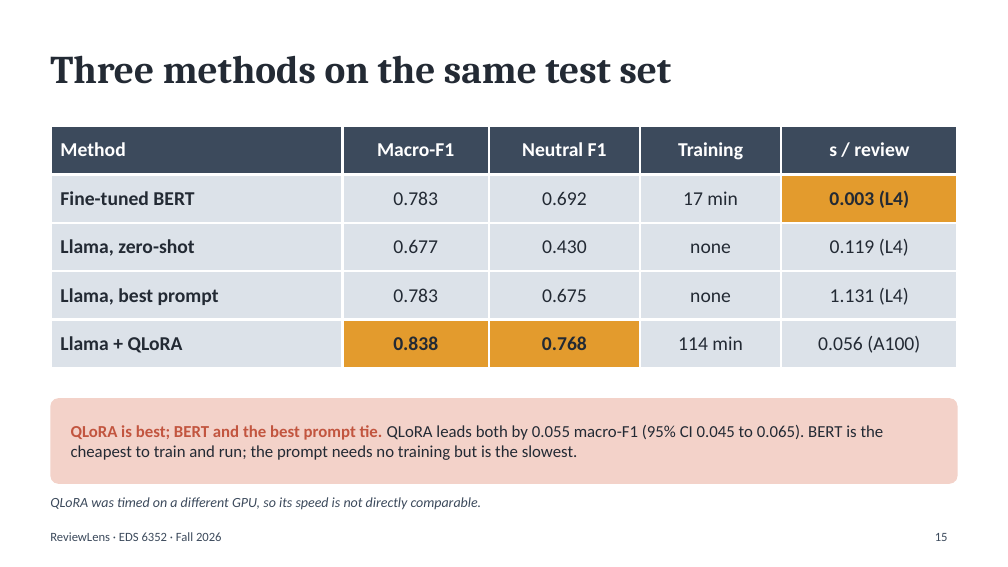
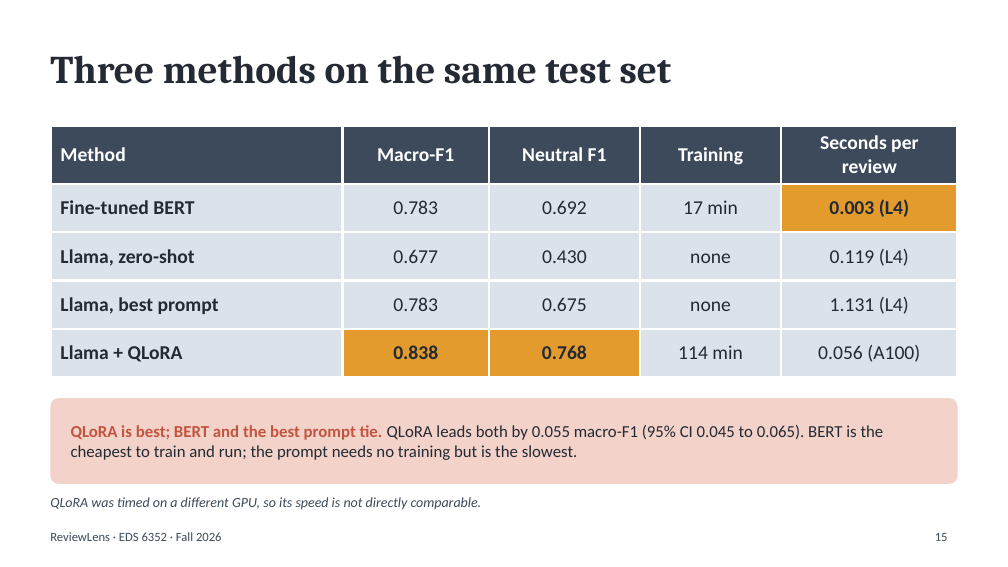
Before and after one commit to Junebhone/ReviewLens, a slide deck: slide 15 of presentation/ReviewLens_Presentation.pptx. Drawn at 1008x567 pixels with LibreOffice and Linux fonts; fonts in the diff are those of the drawing. Boxes give left, top, right and bottom in pixels: in the first picture for what was removed or moved away, otherwise in the second. Text is boxed around its words. In the diff, an @@ line names an element or a change of style, - is before the commit and + after.

```diff
--- a/presentation/ReviewLens_Presentation.pptx
+++ b/presentation/ReviewLens_Presentation.pptx
@@ table at [50, 126, 958, 366] @@
-row 1, column 5: s / review
+row 1, column 5: Seconds per review
```
Also in this commit, not shown: 1 other slide changed, 4 other files.
